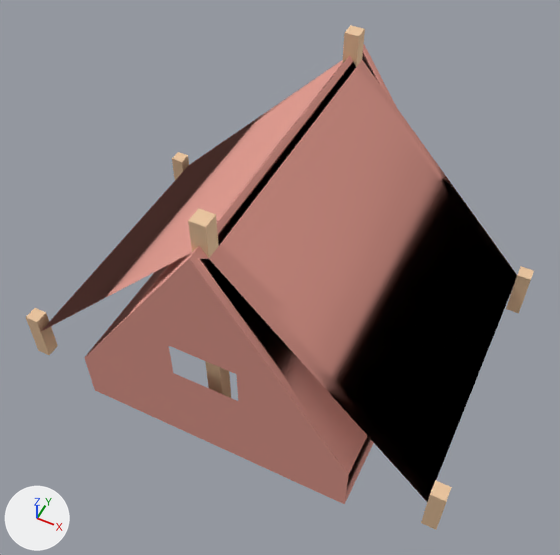
An edit to the glTF model example_game/world/props/tent.prop/model.glb, drawn before and after from the same camera.
Rendered twice from a camera (50 mm lens) standing at (1.36, -2.8, 3.94) and looking at (0.04, -0.18, 0.66). Every picture has the same lights, and +X, +Y and +Z are marked at lower left. The first picture is the older version. Vertices at exactly the same position are counted once.

In view in the first picture: 'model'.
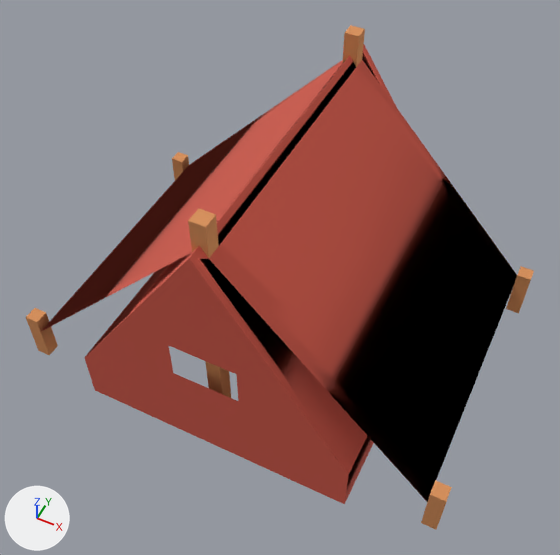
Location of each change, (x1, y1, x2, y2) in pixels of the pictures (560 x 555 px):
part 1 of me_model, recoloured
    both: (26, 25, 534, 530)
part 2 of me_model, recoloured (pink to red)
    both: (42, 45, 517, 504)

Edits to the bpy script that builds the scene:
```text
Change me_model:
    where me_model.from_pydata(...)  # 86 vertices, 170 faces; spans x -1.31..1.31, y -0.95..0.95, z -0.02..1.66
    used by ob_model
    me_model part 1: 112 faces centred in x -1.31..1.31, y -0.87..0.87, z -0.02..1.66 are repainted in the vertex colours; the middle colour goes from beige #edc7a0 to orange #d9915a
    me_model part 2: 58 faces centred in x -0.83..0.83, y -0.95..0.95, z 0.09..1.51 are repainted in the vertex colours; the middle colour goes from pink #eba093 to red #d45a49
```
